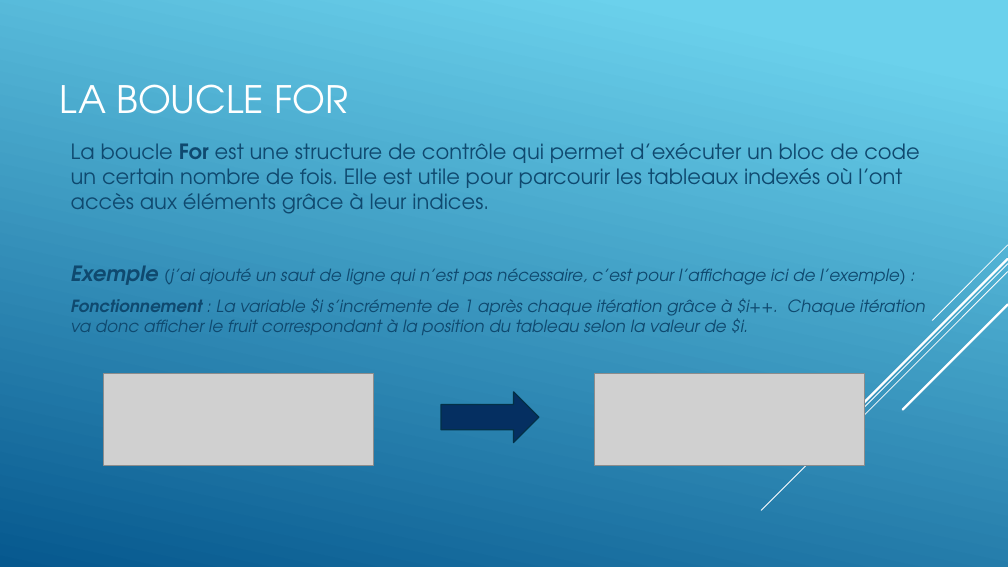
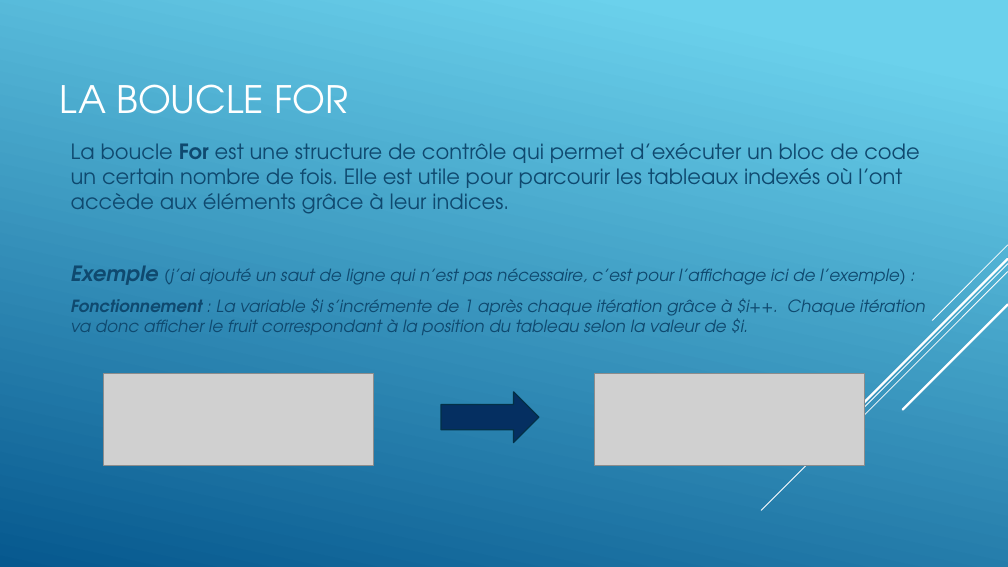
Before and after one commit to FerrandezBenjamin/DAEU, a slide deck: slide 9 of PHP/Cours_3_Tableaux/Le_PHP_3_tableaux.pptx. Drawn at 1008x567 pixels with LibreOffice and Linux fonts; fonts in the diff are those of the drawing; grey boxes stand for pictures. Boxes give left, top, right and bottom in pixels: in the first picture for what was removed or moved away, otherwise in the second. Text is boxed around its words. In the diff, an @@ line names an element or a change of style, - is before the commit and + after.

Commit message:
Ajout explicatif code php les tableaux

```diff
--- a/PHP/Cours_3_Tableaux/Le_PHP_3_tableaux.pptx
+++ b/PHP/Cours_3_Tableaux/Le_PHP_3_tableaux.pptx
@@ text at [71,143,919,214]: text changed @@
-La boucle For est une structure de contrôle qui permet d’exécuter un bloc de code un certain nombre de fois. Elle est utile pour parcourir les tableaux indexés où l’ont accès aux éléments grâce à leur indices.
+La boucle For est une structure de contrôle qui permet d’exécuter un bloc de code un certain nombre de fois. Elle est utile pour parcourir les tableaux indexés où l’ont accède aux éléments grâce à leur indices.
```
Also in this commit, not shown: 2 other slides changed, 4 other files.
